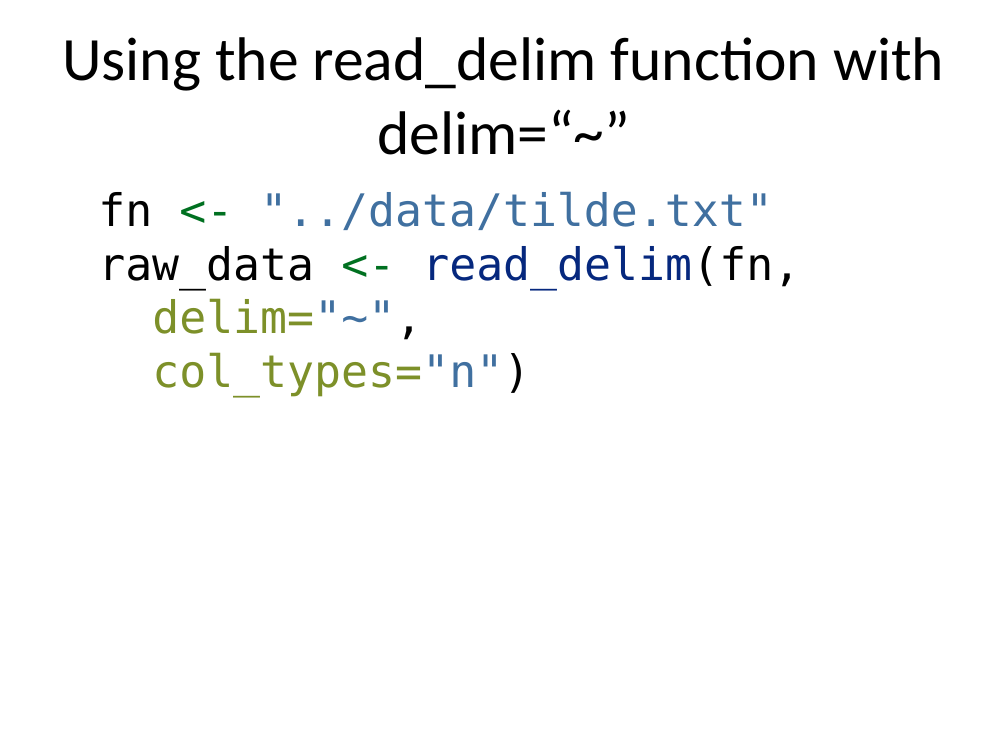
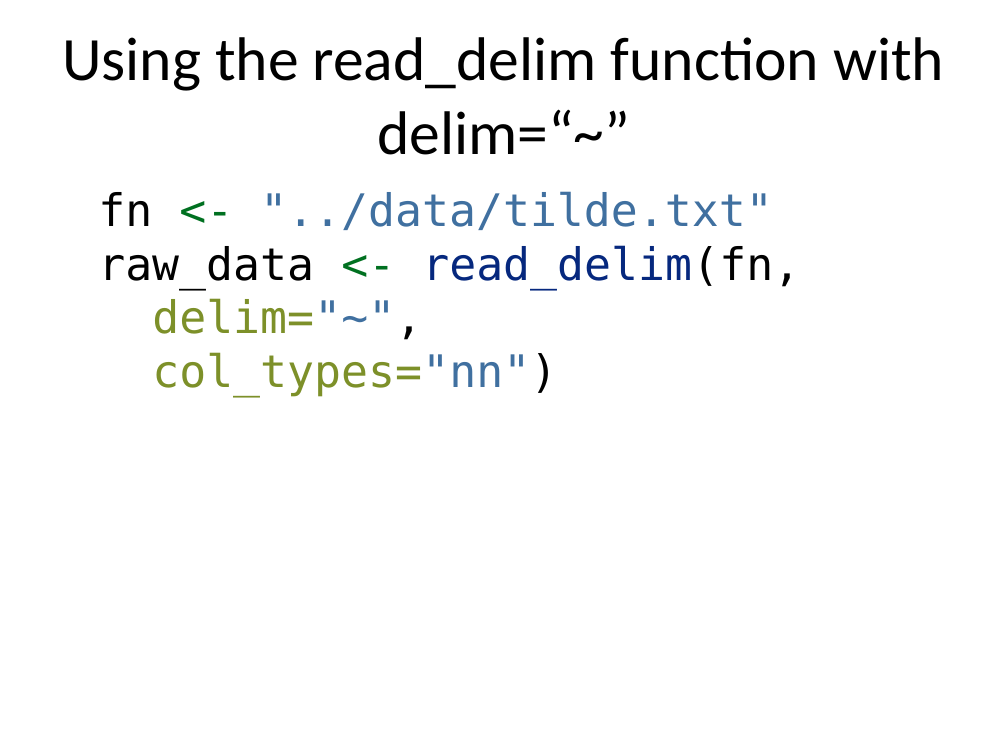
Before and after one commit to pmean/classes, a slide deck: slide 18 of introduction-to-r/src/v03-slides-and-speaker-notes.pptx. Drawn at 1008x756 pixels with LibreOffice and Linux fonts; fonts in the diff are those of the drawing. Boxes give left, top, right and bottom in pixels: in the first picture for what was removed or moved away, otherwise in the second. Text is boxed around its words. In the diff, an @@ line names an element or a change of style, - is before the commit and + after.

```diff
--- a/introduction-to-r/src/v03-slides-and-speaker-notes.pptx
+++ b/introduction-to-r/src/v03-slides-and-speaker-notes.pptx
@@ text at (98,191,800,397): text changed @@
-fn <- "../data/tilde.txt"
-raw_data <- read_delim(fn,
-delim="~",
-col_types="n")
+fn <- "../data/tilde.txt"
+raw_data <- read_delim(fn,
+delim="~",
+col_types="nn")
```
Also in this commit, not shown: 17 other slides changed, 2 slides added, 6 other files.
